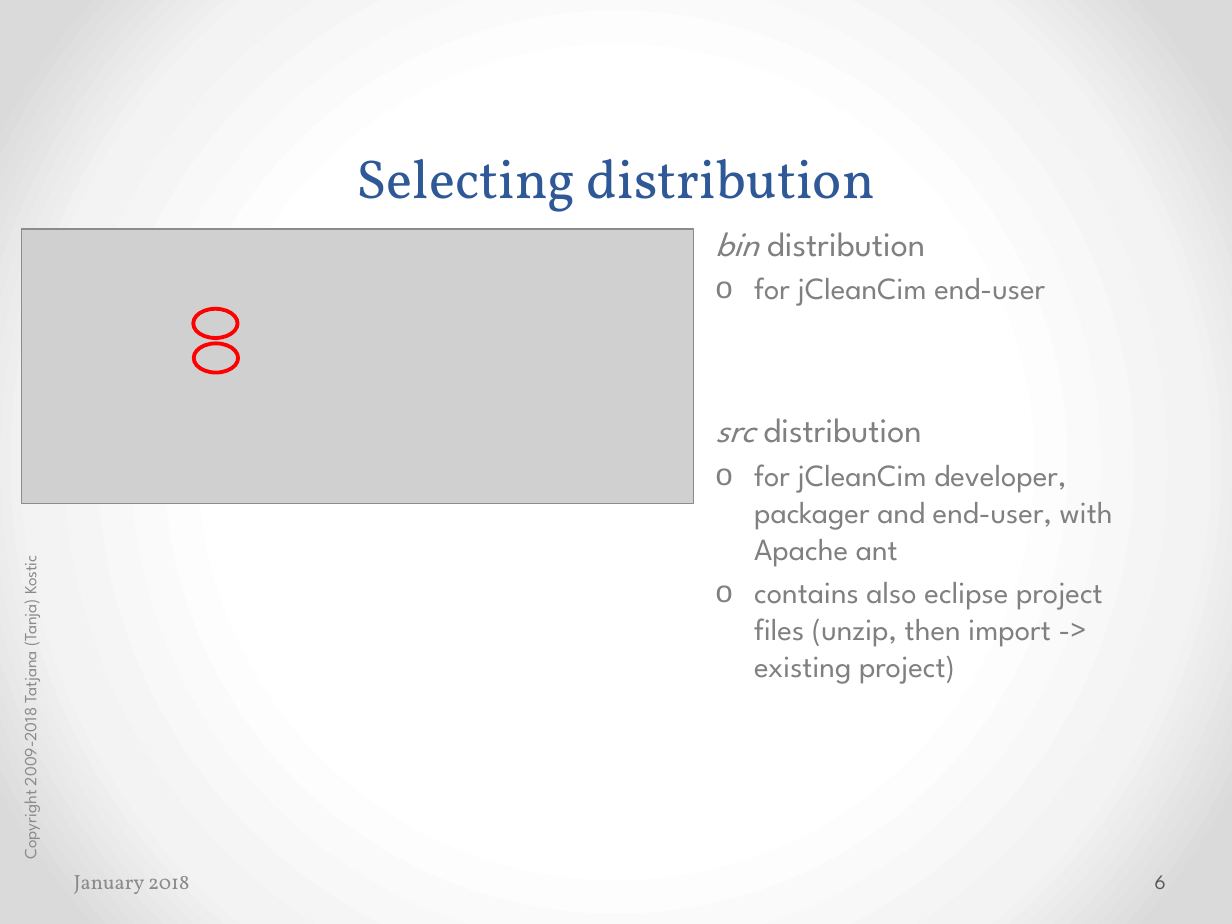
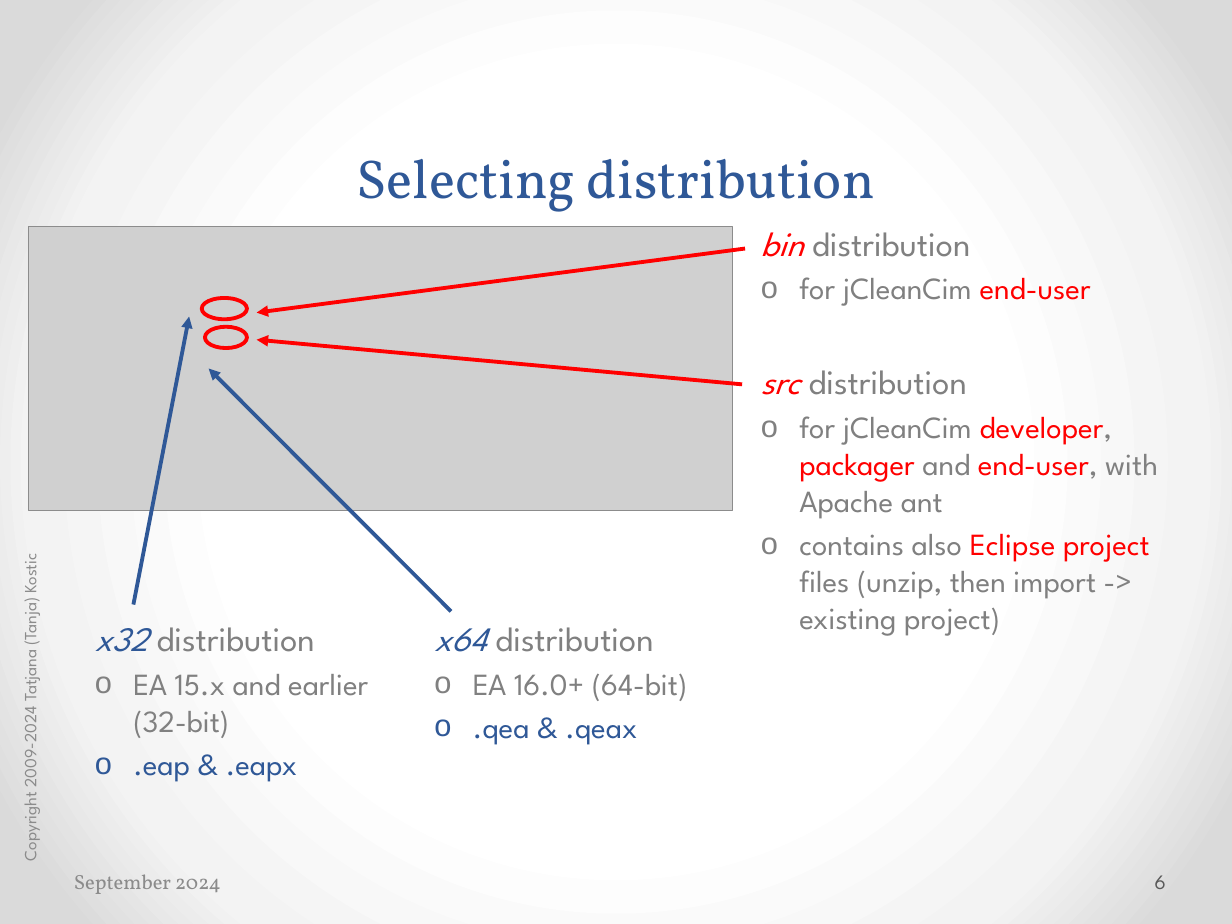
Before and after one commit to cimug-org/jCleanCim, a slide deck: slide 6 of doc/jCleanCimIntro.pptx. Drawn at 1232x924 pixels with LibreOffice and Linux fonts; fonts in the diff are those of the drawing; grey boxes stand for pictures. Boxes give left, top, right and bottom in pixels: in the first picture for what was removed or moved away, otherwise in the second. Text is boxed around its words. In the diff, an @@ line names an element or a change of style, - is before the commit and + after.

```diff
--- a/doc/jCleanCimIntro.pptx
+++ b/doc/jCleanCimIntro.pptx
@@ picture: place and size @@
-picture at bbox=[22, 229, 694, 504]
+picture at bbox=[28, 227, 733, 510]
@@ text "bin distribution": place and size @@
-text "bin distribution" at bbox=[716, 232, 1113, 684]
+text "bin distribution" at bbox=[761, 232, 1158, 636]
@@ text at bbox=[761, 232, 1158, 519]: text colour #808080 to #FF0000 in "bin", "end-user", "src", "developer, packager end-user," @@
@@ arrow added from (745, 249) to (256, 313), #FF0000 2.25 pt @@
@@ ellipse: place and size @@
-ellipse at bbox=[193, 309, 238, 339]
+ellipse at bbox=[202, 298, 248, 319]
@@ arrow added from (133, 605) to (190, 317), #2F5897 2.25 pt @@
@@ ellipse: place and size @@
-ellipse at bbox=[193, 344, 238, 373]
+ellipse at bbox=[205, 326, 246, 347]
@@ arrow added from (742, 384) to (256, 340), #FF0000 2.25 pt @@
@@ arrow added from (451, 611) to (208, 368), #2F5897 2.25 pt @@
@@ text at bbox=[799, 533, 1150, 636]: text changed @@
-  o contains also eclipse project files (unzip, then import -> existing project)
+  o contains also Eclipse project files (unzip, then import -> existing project)
@@ text at bbox=[17, 558, 42, 859]: text changed @@
-Copyright 2009-2018 Tatjana (Tanja) Kostic
+Copyright 2009-2024 Tatjana (Tanja) Kostic
@@ text added at bbox=[95, 627, 368, 782], 18 pt, text #808080 @@
+x32 distribution
+  o EA 15.x and earlier (32-bit)
+  o .eap & .eapx
@@ text added at bbox=[434, 627, 687, 745], 18 pt, text #808080 @@
+x64 distribution
+  o EA 16.0+ (64-bit)
+  o .qea & .qeax
@@ text at bbox=[74, 874, 221, 894]: text changed @@
-January 2018
+September 2024
```
Also in this commit, not shown: 74 other slides changed, 2 slides added, 35 other files.
